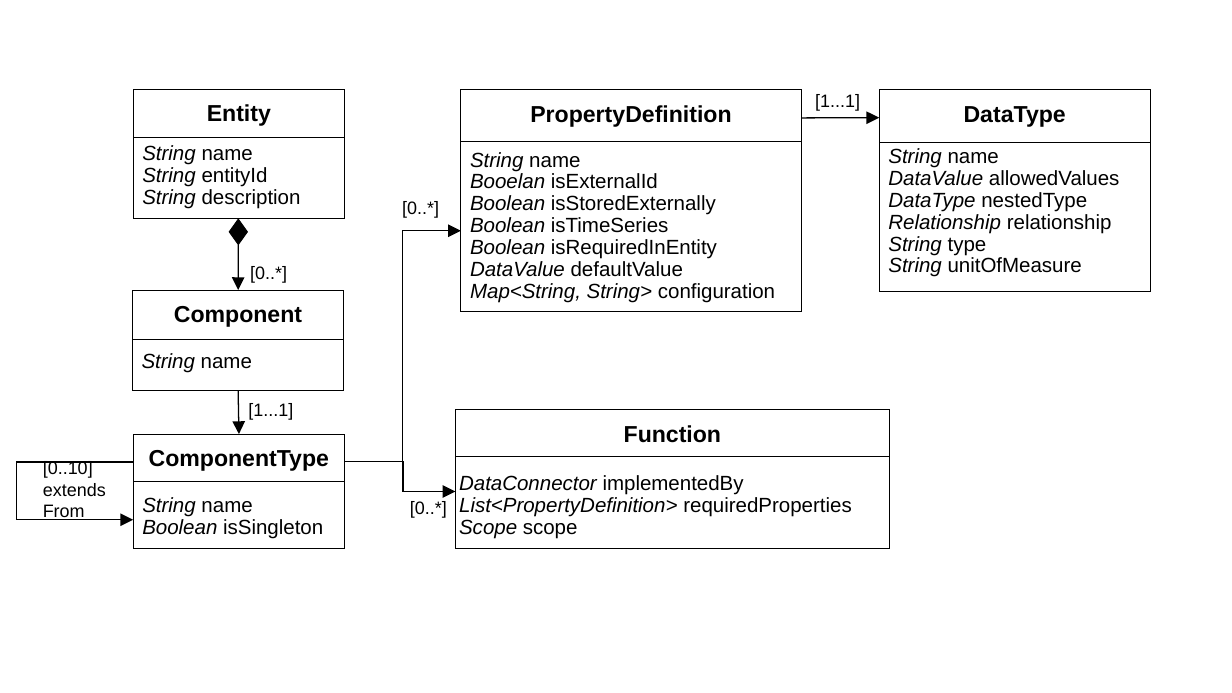
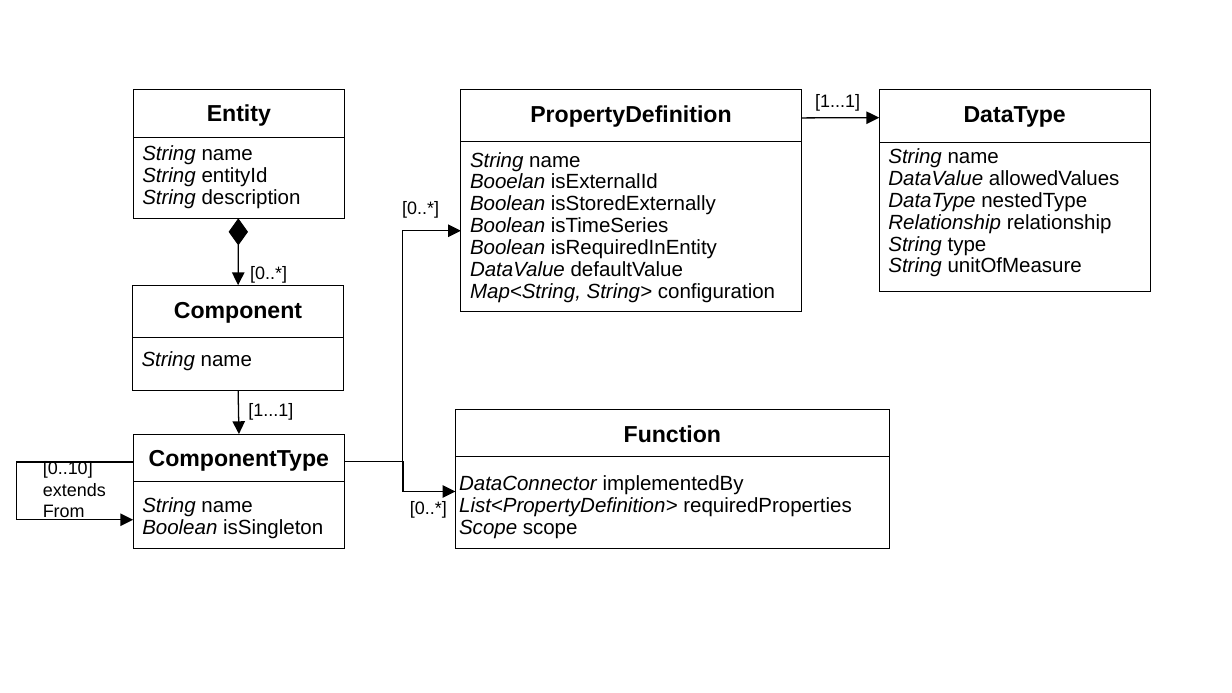
Before and after one commit to derlehner/dt_language_comparison, a slide deck: slide 4 of Figures.pptx. Drawn at 1232x693 pixels with LibreOffice and Linux fonts; fonts in the diff are those of the drawing. Boxes give left, top, right and bottom in pixels: in the first picture for what was removed or moved away, otherwise in the second. Text is boxed around its words. In the diff, an @@ line names an element or a change of style, - is before the commit and + after.

```diff
--- a/Figures.pptx
+++ b/Figures.pptx
@@ arrow moved from (238, 245) - (238, 290) to (238, 245) - (238, 286) @@
@@ rectangle: place and size @@
-rectangle at [132, 290, 344, 391]
+rectangle at [132, 286, 344, 391]
@@ text "Component": place and size @@
-text "Component" at [174, 306, 302, 327]
+text "Component" at [174, 302, 302, 323]
```
Also in this commit, not shown: 1 other slide changed, 4 other files.
